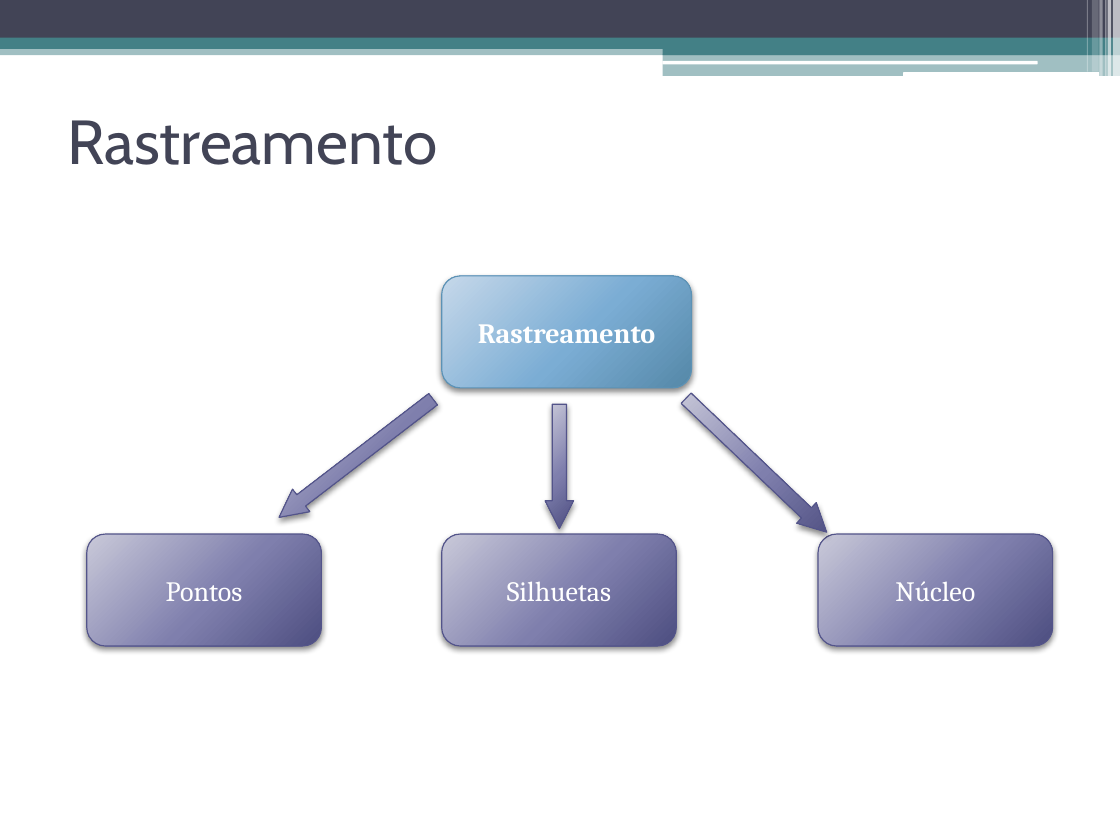
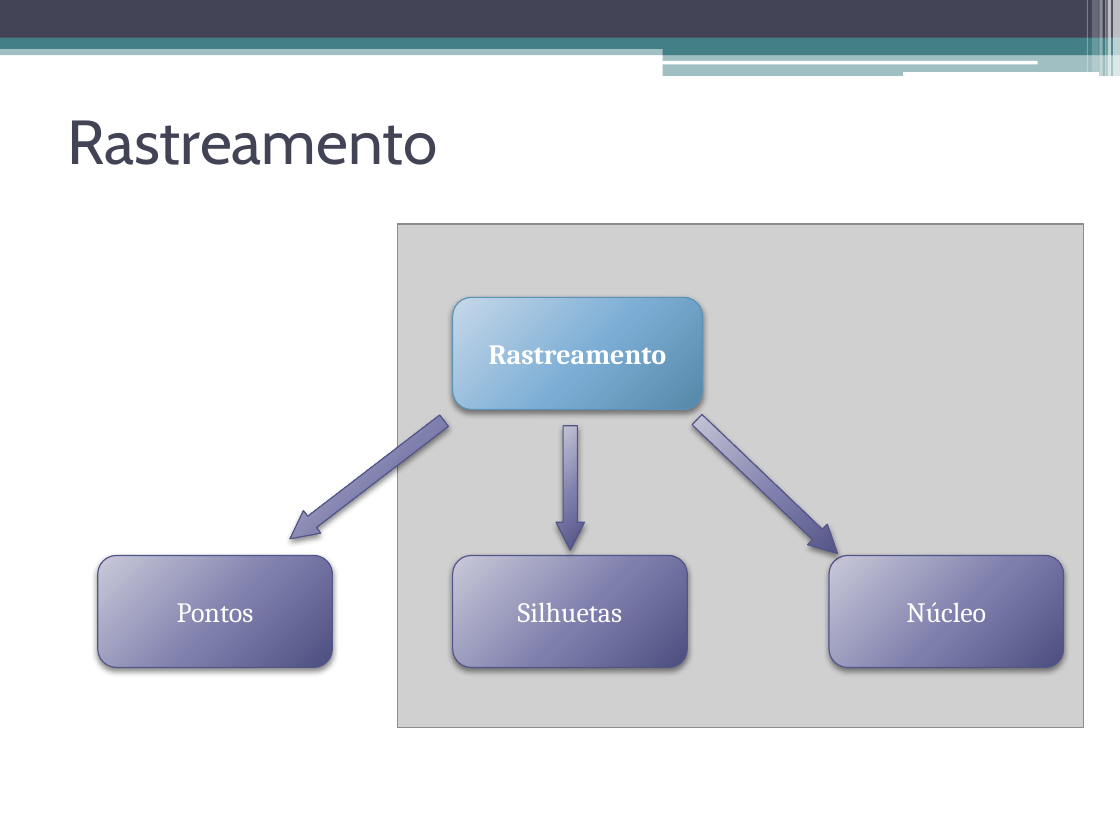
Before and after one commit to talesporto/Artigo-TRUE-SBCUP, a slide deck: slide 16 of apresentacao/ApresentacaoSBCUP.pptx. Drawn at 1120x840 pixels with LibreOffice and Linux fonts; fonts in the diff are those of the drawing; grey boxes stand for pictures. Boxes give left, top, right and bottom in pixels: in the first picture for what was removed or moved away, otherwise in the second. Text is boxed around its words. In the diff, an @@ line names an element or a change of style, - is before the commit and + after.

```diff
--- a/apresentacao/ApresentacaoSBCUP.pptx
+++ b/apresentacao/ApresentacaoSBCUP.pptx
@@ picture added at [398, 224, 1083, 727] @@
@@ 4 rounded rectangles, 3 right arrows: place and size @@
-4 rounded rectangles, 3 right arrows at [86, 276, 1052, 646]
+4 rounded rectangles, 3 right arrows at [97, 298, 1063, 668]
```
Also in this commit, not shown: 9 other slides changed, 1 other file.
